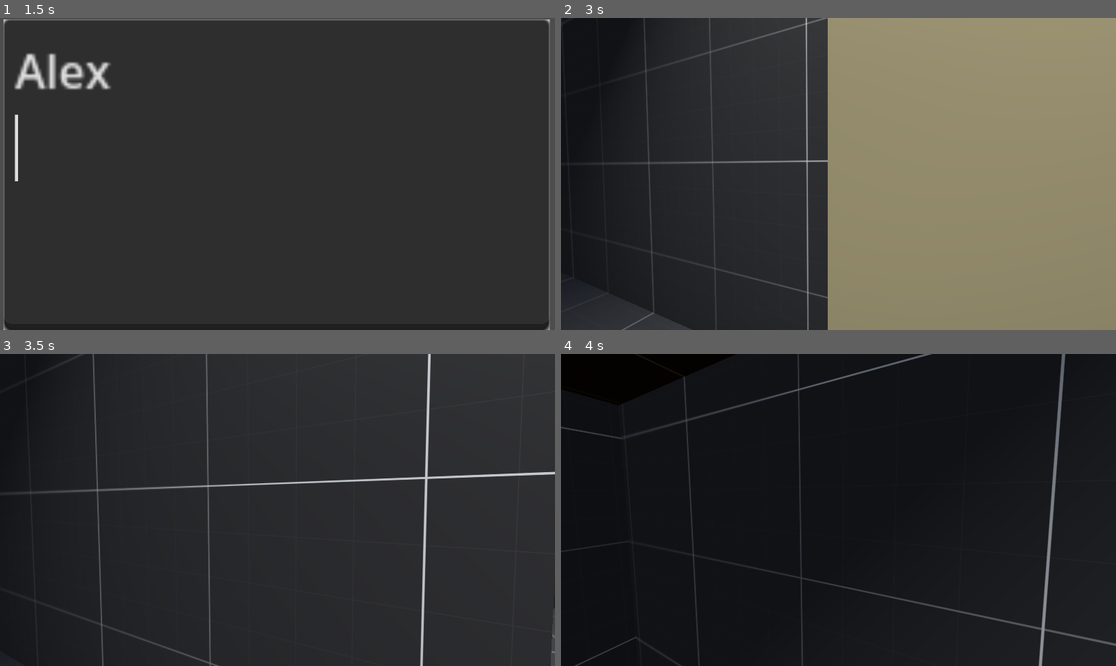
Above: before the commit, frames 1-4 (two rows, left to right).
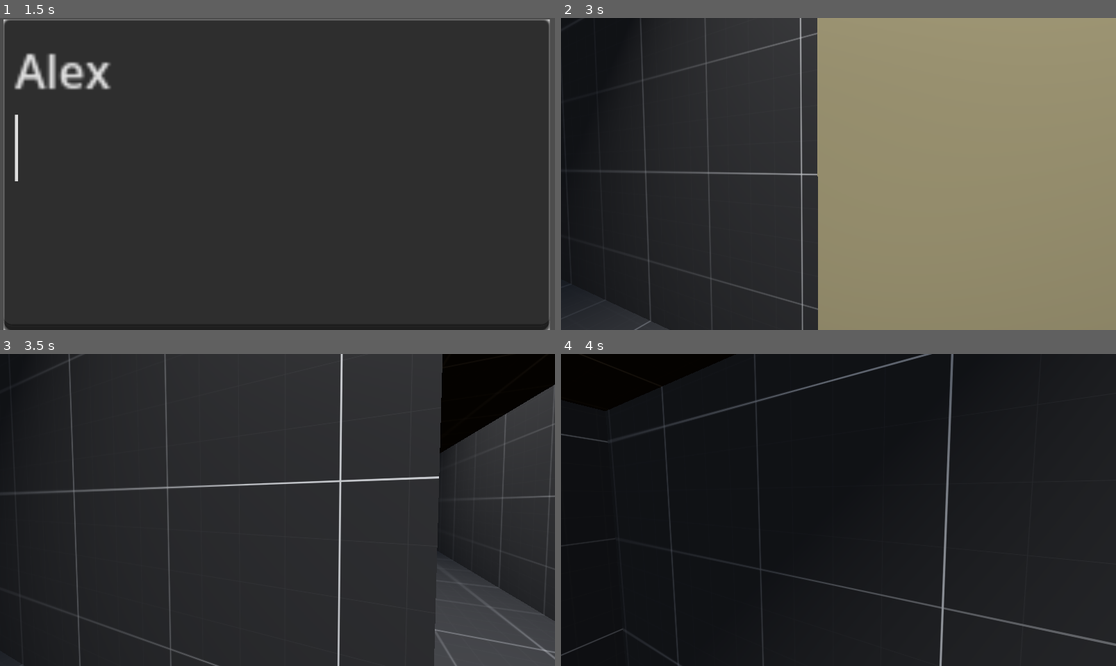
Above: after the commit, the same moments.

Repository: ToyaDR/escape-room
Game: Godot game, scene res://manager-scene.tscn
Two runs of this game, one before a commit and one after it. Both use one fixed random seed, a clock stepped at 60 frames per second and the inputs below.
Inputs (mouse positions are in pixels of both pictures, inside the frame that each line leads up to):
- Up to frame 1 (1.5 s): click (277, 174) at 0.52 s; type "Alex" at 0.6 s; tap Enter (ui_accept) at 1.25 s; move the mouse to (399, 158) at 1.27 s; hold Right (ui_right) from 1.28 s (still down); click (399, 158) at 1.35 s
- Up to frame 2 (3 s): tap Enter (ui_accept) at 1.52, 2.27 s; move the mouse to (810, 174) at 2.02 s; release Right (ui_right) at 2.03 s; hold Up (ui_up) from 2.03 s (still down); click (810, 174) at 2.1 s; move the mouse to (849, 167) at 2.77 s; click (849, 167) at 2.85 s
- Up to frame 3 (3.5 s): keep holding Up (ui_up)
- Up to frame 4 (4 s): keep holding Up (ui_up); move the mouse to (832, 516) at 3.52 s; click (832, 516) at 3.6 s; tap Enter (ui_accept) at 3.77 s

Frame 1 is identical in both runs. In frame 2, 4.0% of the frame differs, in the area x 0-49%, y 0-100%; in frame 3, 9.8%, in the area x 3-100%, y 0-100%; in frame 4, 2.0%.
Error after the commit: Invalid access to property or key 'update_inventory' on a base object of type 'StaticBody3D (doorInteract.gd)'. (res://player.gd:69)

Commit message:
Certain items can be added to inventory (#8)
* Certain items can be added to inventory

* Update inventory dictionary

Diff:
--- a/door.gd
+++ b/door.gd
@@ -13,5 +13,5 @@
 		return
 	animation_player.play(animation_name)
 
-func _process(delta: float) -> void:
+func _process(_delta: float) -> void:
 	pass
--- a/doorInteract.gd
+++ b/doorInteract.gd
@@ -9,5 +9,5 @@
 func _ready() -> void:
 	pass
 
-func _process(delta: float) -> void:
+func _process(_delta: float) -> void:
 	pass
--- /dev/null
+++ b/inventoryItem.gd
@@ -0,0 +1,25 @@
+extends RigidBody3D
+
+var inventory = {
+	'calculator': {
+		'canvas_path': '/root/the-room/player/CanvasLayer/inventory/calculator',
+	}
+}
+
+var item_name
+var item_ui_node: Sprite2D
+
+var update_inventory = true
+
+func interact() -> void:
+	print(item_name + " hit")
+	# use item name to get the sprite in the canvas to turn it on
+	item_ui_node.visible = true
+	queue_free()
+
+func _ready():
+	item_name = get_meta('name')
+	item_ui_node = get_node(inventory.get(item_name).canvas_path)
+
+func _process(_delta):
+	pass
--- a/player.gd
+++ b/player.gd
@@ -17,11 +17,22 @@
 var carried_object
 var hand
 
+var default_inventory = {
+  "game_console": false,
+  "calculator": false,
+  "headphones": false,
+  "paint": false,
+  "how_to_draw_books": false,
+  "old_clothes": false,
+}
+var inventory
+
 func _ready() -> void:
 	Input.mouse_mode = Input.MOUSE_MODE_CAPTURED
 	interact_raycast = get_node('player-vision/vertical-pivot/RayCast3D')
 	vertical_pivot = get_node('player-vision/vertical-pivot')
 	hand = get_node('player-vision/vertical-pivot/Marker3D')
+	inventory = default_inventory
 
 func _input(event):
 	if (event is InputEventMouseMotion):
@@ -46,16 +57,28 @@
 	# Handle jump.
 	if Input.is_action_just_pressed("ui_accept") and is_on_floor():
 		velocity.y = JUMP_VELOCITY
+
 	if Input.is_action_just_pressed("interact"):
+		var just_interacted = false
+
 		var interact = interact_raycast.get_collider()
 		if interact != null:
+			just_interacted = true
 			if interact.has_method("interact"):
 				interact.interact()
-			if (interact is RigidBody3D):
+				if (interact.update_inventory):
+					inventory[interact.item_name] = true
+			elif (interact is RigidBody3D):
 				if (carried_object == null):
 					carried_object = interact
 				else:
 					carried_object = null
+
+		# the object sometimes lags behind the cursor and this makes it so the
+		# raycast is not actually colliding with a rigid body. So regardless of
+		# collision or not, we should let go of any object being carried
+		if (carried_object != null && !just_interacted):
+			carried_object = null
 
 	var input_dir = Input.get_vector("ui_left", "ui_right", "ui_up", "ui_down")
 	var direction = (transform.basis * Vector3(input_dir.x, 0, input_dir.y)).normalized()
--- a/player.tscn
+++ b/player.tscn
@@ -1,6 +1,7 @@
-[gd_scene load_steps=3 format=3 uid="uid://wdqw3sl6br3p"]
+[gd_scene load_steps=4 format=3 uid="uid://wdqw3sl6br3p"]
 
 [ext_resource type="Script" path="res://player.gd" id="1_xnrl1"]
+[ext_resource type="Texture2D" uid="uid://b25tvncvgad75" path="res://assets/inventory/hot-pink-ti-84-programmer-art.jpg" id="2_0qdy3"]
 
 [sub_resource type="CapsuleShape3D" id="CapsuleShape3D_p6qog"]
 radius = 0.268997
@@ -29,3 +30,13 @@
 
 [node name="Marker3D" type="Marker3D" parent="player-vision/vertical-pivot"]
 transform = Transform3D(1, 0, 0, 0, 1, 0, 0, 0, 1, 0, -0.306534, -1.34658)
+
+[node name="CanvasLayer" type="CanvasLayer" parent="."]
+
+[node name="inventory" type="Node2D" parent="CanvasLayer"]
+
+[node name="calculator" type="Sprite2D" parent="CanvasLayer/inventory"]
+visible = false
+position = Vector2(1763, 271)
+scale = Vector2(0.0588542, 0.0588542)
+texture = ExtResource("2_0qdy3")
--- a/project.godot
+++ b/project.godot
@@ -70,3 +70,4 @@
 3d_physics/layer_1="player"
 3d_physics/layer_2="environment"
 3d_physics/layer_3="clutter"
+3d_physics/layer_4="inventory"
--- a/scene_manager.gd
+++ b/scene_manager.gd
@@ -2,7 +2,7 @@
 
 var timer = 0
 
-func _process(delta):
+func _process(_delta):
 	timer += 1
 	if (timer > 100):
 		get_tree().change_scene_to_file('res://the-room.tscn')
--- a/the-room.tscn
+++ b/the-room.tscn
@@ -1,8 +1,9 @@
-[gd_scene load_steps=9 format=3 uid="uid://dwe3sp6d7gxwi"]
+[gd_scene load_steps=12 format=3 uid="uid://dwe3sp6d7gxwi"]
 
 [ext_resource type="Material" uid="uid://11dhsxgowmbb" path="res://grayboxing-resources/grayboxDark.tres" id="1_0eoew"]
 [ext_resource type="PackedScene" uid="uid://wdqw3sl6br3p" path="res://player.tscn" id="2_dmf0p"]
 [ext_resource type="PackedScene" uid="uid://bj3f45ufuf8e8" path="res://environment-prefabs/door.tscn" id="3_dgdyn"]
+[ext_resource type="Script" path="res://inventoryItem.gd" id="4_hpxjq"]
 
 [sub_resource type="ProceduralSkyMaterial" id="ProceduralSkyMaterial_yu2vd"]
 
@@ -16,6 +17,10 @@
 [sub_resource type="BoxShape3D" id="BoxShape3D_2v4uc"]
 
 [sub_resource type="BoxMesh" id="BoxMesh_enh6d"]
+
+[sub_resource type="BoxMesh" id="BoxMesh_6po1q"]
+
+[sub_resource type="BoxShape3D" id="BoxShape3D_lfhko"]
 
 [node name="the-room" type="Node3D"]
 transform = Transform3D(1, 0, 0, 0, 1, 0, 0, 0, 1, -0.397453, 0.150072, 0.0585377)
@@ -72,17 +77,35 @@
 
 [node name="door" parent="." instance=ExtResource("3_dgdyn")]
 
-[node name="boxRigid" type="RigidBody3D" parent="."]
+[node name="moveableBox" type="RigidBody3D" parent="."]
 transform = Transform3D(1, 0, 0, 0, 1, 0, 0, 0, 1, 0, 0.260086, 0)
 collision_layer = 4
-collision_mask = 2
+collision_mask = 6
 mass = 0.09
 
-[node name="boxCollision" type="CollisionShape3D" parent="boxRigid"]
+[node name="boxCollision" type="CollisionShape3D" parent="moveableBox"]
 transform = Transform3D(0.25, 0, 0, 0, 0.25, 0, 0, 0, 0.25, 0, 0, 0)
 shape = SubResource("BoxShape3D_2v4uc")
 
-[node name="boxShape" type="MeshInstance3D" parent="boxRigid"]
+[node name="boxShape" type="MeshInstance3D" parent="moveableBox"]
 transform = Transform3D(0.25, 0, 0, 0, 0.25, 0, 0, 0, 0.25, 0, 0, 0)
 mesh = SubResource("BoxMesh_enh6d")
 skeleton = NodePath("")
+
+[node name="inventoryBox" type="RigidBody3D" parent="."]
+transform = Transform3D(1, 0, 0, 0, 1, 0, 0, 0, 1, 0.675361, 0.208454, 0)
+collision_layer = 4
+collision_mask = 7
+mass = 0.01
+script = ExtResource("4_hpxjq")
+metadata/name = "calculator"
+
+[node name="MeshInstance3D" type="MeshInstance3D" parent="inventoryBox"]
+transform = Transform3D(0.1, 0, 0, 0, 0.1, 0, 0, 0, 0.1, 0, 0, 0)
+mesh = SubResource("BoxMesh_6po1q")
+
+[node name="CollisionShape3D" type="CollisionShape3D" parent="inventoryBox"]
+transform = Transform3D(0.1, 0, 0, 0, 0.1, 0, 0, 0, 0.1, 0, 0, 0)
+shape = SubResource("BoxShape3D_lfhko")
+
+[editable path="player"]
Binary file added: assets/inventory/hot-pink-ti-84-programmer-art.jpg
Not shown, added: assets/inventory/hot-pink-ti-84-programmer-art.jpg.import
